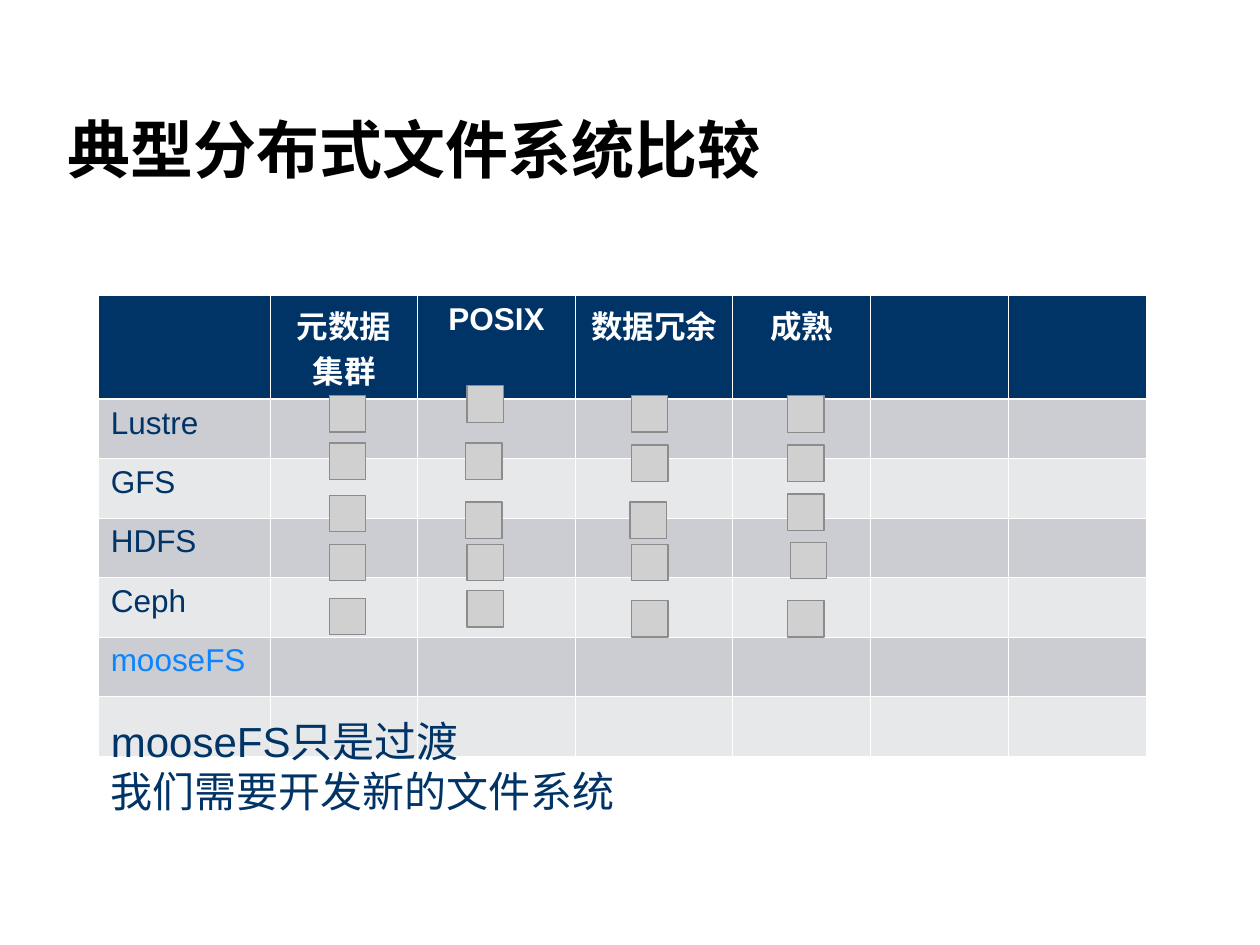
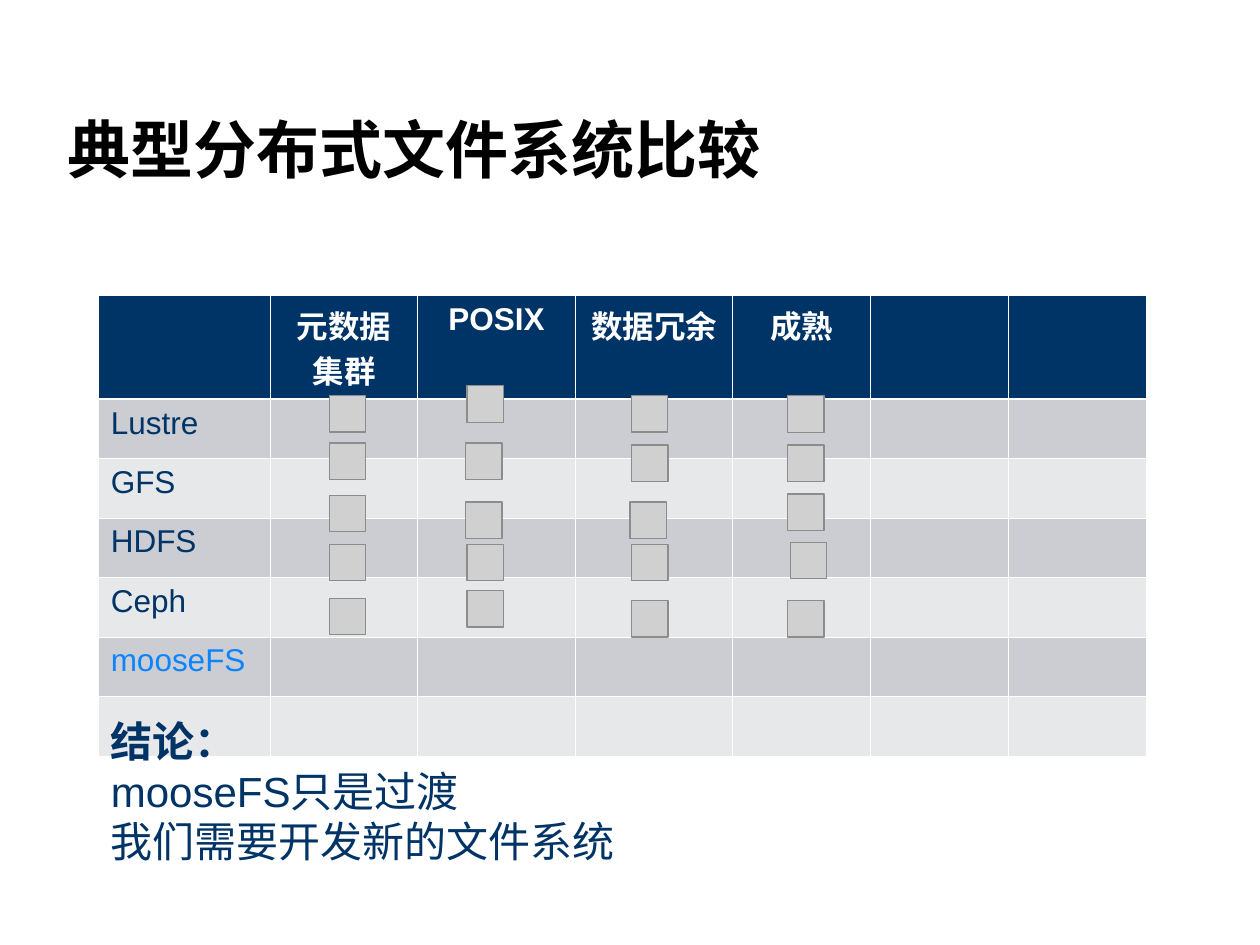
Before and after one commit to cheliequan/idning-paper, a slide deck: slide 4 of draft/答辩.ppt. Drawn at 1260x945 pixels with LibreOffice and Linux fonts; fonts in the diff are those of the drawing; grey boxes stand for pictures; background and template pictures are left out. Boxes give left, top, right and bottom in pixels: in the first picture for what was removed or moved away, otherwise in the second. Text is boxed around its words. In the diff, an @@ line names an element or a change of style, - is before the commit and + after.

```diff
--- a/draft/答辩.ppt
+++ b/draft/答辩.ppt
@@ text at <box>111,721,237,761</box>: paragraph added @@
+结论：
```
Also in this commit, not shown: 7 other slides changed, 2 other files.
